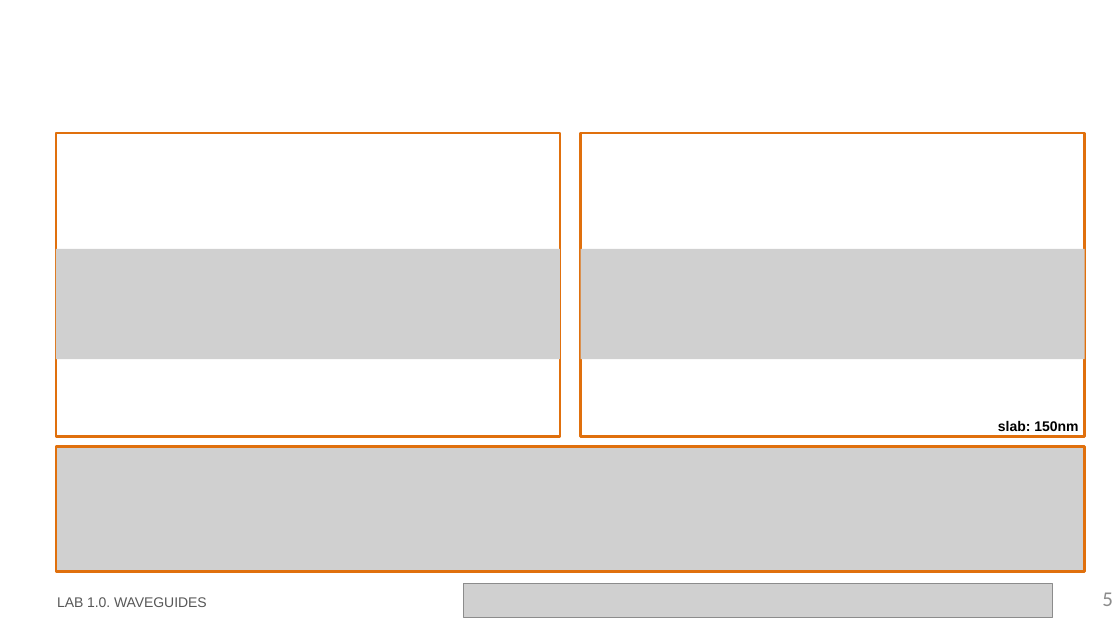
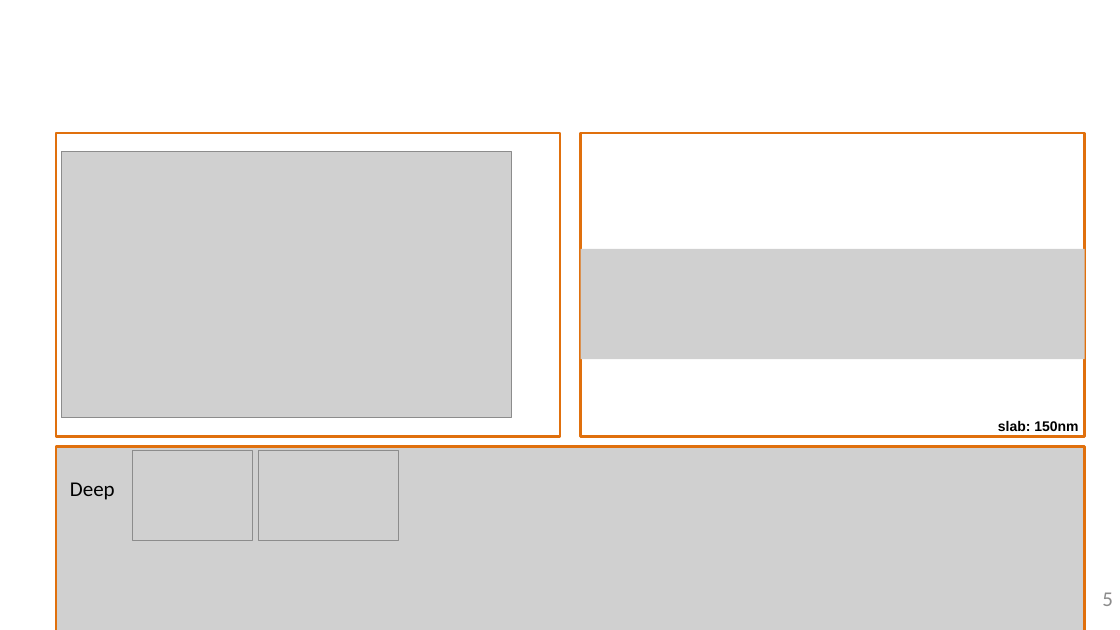
Before and after one commit to DBAEASE/pic-upv-lab1, a slide deck: slide 5 of LabBook_10.pptx. Drawn at 1120x630 pixels with LibreOffice and Linux fonts; fonts in the diff are those of the drawing; grey boxes stand for pictures; background and template pictures are left out. Boxes give left, top, right and bottom in pixels: in the first picture for what was removed or moved away, otherwise in the second. Text is boxed around its words. In the diff, an @@ line names an element or a change of style, - is before the commit and + after.

```diff
--- a/LabBook_10.pptx
+++ b/LabBook_10.pptx
@@ picture added at (x1=61, y1=151, x2=512, y2=418) @@
@@ picture removed at (x1=56, y1=249, x2=560, y2=359) @@
@@ picture resized from (x1=56, y1=447, x2=1086, y2=572) to (x1=56, y1=447, x2=1086, y2=630) @@
@@ picture added at (x1=132, y1=451, x2=253, y2=541) @@
@@ picture added at (x1=259, y1=451, x2=399, y2=541) @@
@@ text added at (x1=70, y1=482, x2=115, y2=500), 18 pt, text #000000 @@
+Deep
@@ picture removed at (x1=464, y1=584, x2=1053, y2=618) @@
```
Also in this commit, not shown: 1 other slide changed, 1 other file.
